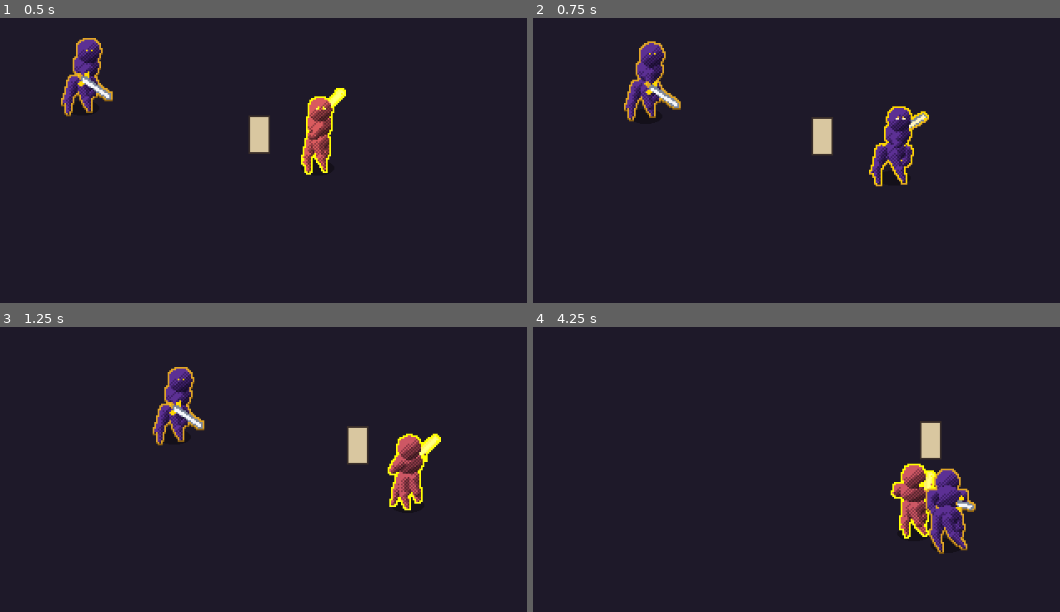
Above: before the commit, frames 1-4 (two rows, left to right).
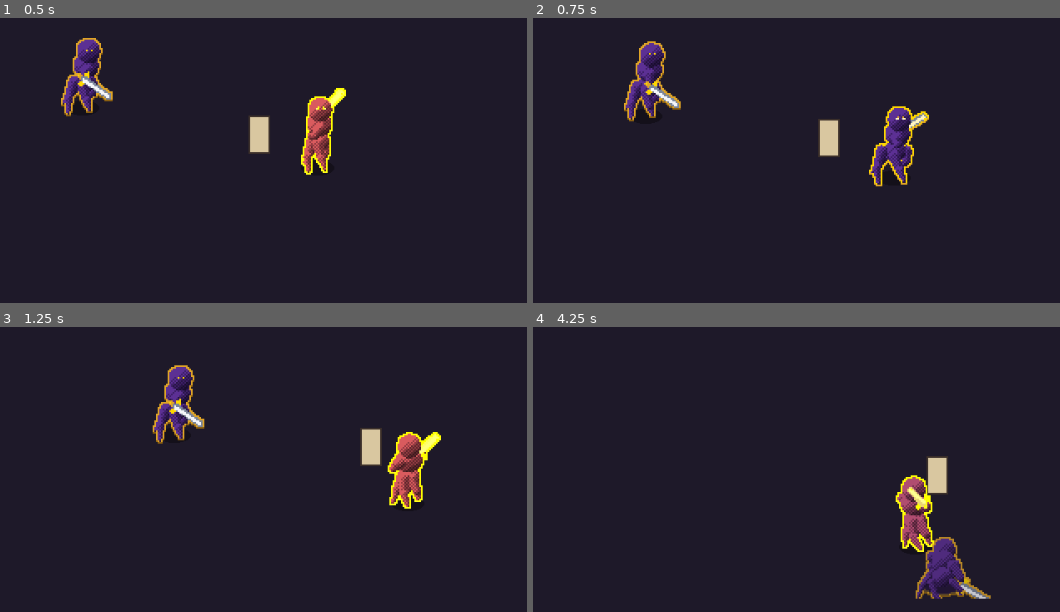
Above: after the commit, the same moments.

Repository: Firstyjps/duo-game
Game: Godot game, scene res://systems/enemy/ink_shade/debug/ink_shade_sandbox.tscn
The game is run twice, just before and just after one commit, with the same random seed, the same clock (stepped at 60 frames per second) and the same inputs. The project has no main scene, so this scene is started directly.
Inputs (mouse positions are in pixels of both pictures, inside the frame that each line leads up to):
- Up to frame 1 (0.5 s): no input
- Up to frame 2 (0.75 s): tap Enter (ui_accept) at 0.5 s; move the mouse to (901, 120) at 0.52 s; hold Right (ui_right) from 0.53 s (still down); tap Z at 0.6 s; click (901, 120) at 0.67 s
- Up to frame 3 (1.25 s): keep holding Right (ui_right); tap Enter (ui_accept) at 0.77 s
- Up to frame 4 (4.25 s): move the mouse to (564, 475) at 1.27 s; release Right (ui_right) at 1.28 s; hold Down (ui_down) 1.28-2.03 s; tap Space at 1.35 s; tap Enter (ui_accept) at 1.52, 3.02, 3.77 s; move the mouse to (801, 352) at 2.02 s; hold Right (ui_right) 2.03-2.78 s; tap Shift at 2.1 s; move the mouse to (685, 540) at 2.77 s; hold Up (ui_up) 2.78-3.53 s; tap J at 2.85 s; click (685, 540) at 2.92 s; move the mouse to (965, 520) at 3.52 s; hold Left (ui_left) from 3.53 s (still down); tap R at 3.6 s

Frame 1 is identical in both runs. In frame 2, 0.5% of the frame differs, in the area x 52-59%, y 34-49%; in frame 3, 2.6%; in frame 4, 5.5%, in the area x 67-87%, y 32-96%.

Commit message:
[enemy] แก้ตามรีวิว ink shade (#40)

Diff:
--- a/game/systems/enemy/ink_shade/debug/ink_shade_sandbox.gd
+++ b/game/systems/enemy/ink_shade/debug/ink_shade_sandbox.gd
@@ -3,6 +3,15 @@
 ## ควบคุม Dummy: ลูกศร/WASD เดิน, Space ฟันโจมตี
 
 func _ready() -> void:
+	var dummy: Node2D = get_node_or_null("Dummy") as Node2D
+	if dummy != null:
+		var hurt: Hurtbox = dummy.get_node_or_null("Hurtbox") as Hurtbox
+		if hurt != null:
+			hurt.team = Combat.Team.PLAYER
+		var hit: Hitbox = dummy.get_node_or_null("Hitbox") as Hitbox
+		if hit != null:
+			hit.team = Combat.Team.PLAYER
+			hit.source = dummy
 	for arg: String in OS.get_cmdline_user_args():
 		if arg.begins_with("--shot="):
 			_shoot(arg.trim_prefix("--shot="))
--- a/game/systems/enemy/ink_shade/debug/ink_shade_sandbox.tscn
+++ b/game/systems/enemy/ink_shade/debug/ink_shade_sandbox.tscn
@@ -37,6 +37,7 @@
 
 [node name="Hurtbox" type="Area2D" parent="Dummy"]
 script = ExtResource("4_hurt")
+team = 0
 
 [node name="Shape" type="CollisionShape2D" parent="Dummy/Hurtbox"]
 position = Vector2(0, -10)
@@ -44,6 +45,7 @@
 
 [node name="Hitbox" type="Area2D" parent="Dummy"]
 script = ExtResource("5_hit")
+team = 0
 damage = 4
 knockback_force = 220.0
 
--- a/game/systems/enemy/ink_shade/ink_shade.gd
+++ b/game/systems/enemy/ink_shade/ink_shade.gd
@@ -48,8 +48,15 @@
 @export var wander_speed: float = 35.0
 @export var wander_radius: float = 60.0
 @export var wander_pause_time: float = 1.5
+@export var wander_stuck_time: float = 1.2
 @export var chase_speed: float = 75.0
-@export var detect_range: float = 150.0
+@export var detect_range: float = 150.0:
+	set(val):
+		detect_range = val
+		if detect != null:
+			var detect_col: CollisionShape2D = detect.get_node_or_null("Shape") as CollisionShape2D
+			if detect_col != null and detect_col.shape is CircleShape2D:
+				(detect_col.shape as CircleShape2D).radius = detect_range
 @export var knockback_friction: float = 800.0
 
 @export_group("Combat")
@@ -71,6 +78,7 @@
 		facing_dir = val
 		_update_sprite_frame()
 var spawn_position: Vector2 = Vector2.ZERO
+var is_attack_active: bool = false
 
 var _state_t: float = 0.0
 var _anim: StringName = &""
@@ -81,6 +89,8 @@
 var _attack_dir: Vector2 = Vector2.DOWN
 var _wander_target: Vector2 = Vector2.ZERO
 var _wander_pause_t: float = 0.0
+var _wander_stuck_t: float = 0.0
+var _wander_last_dist: float = INF
 var _poise_damage: float = 0.0
 
 var sprite: Sprite2D
@@ -117,8 +127,17 @@
 	detect.body_entered.connect(_on_body_entered)
 	detect.body_exited.connect(_on_body_exited)
 
+	var detect_col: CollisionShape2D = detect.get_node_or_null("Shape") as CollisionShape2D
+	if detect_col != null and detect_col.shape is CircleShape2D:
+		var dup_shape := detect_col.shape.duplicate() as CircleShape2D
+		dup_shape.radius = detect_range
+		detect_col.shape = dup_shape
+
+	is_attack_active = false
 	spawn_position = global_position
 	_wander_target = spawn_position
+	_wander_last_dist = INF
+	_wander_stuck_t = 0.0
 	facing_dir = Dir.SOUTH
 	_enter(State.WANDER)
 
@@ -212,20 +231,32 @@
 		return
 
 	var to_dest: Vector2 = _wander_target - global_position
-	if to_dest.length() <= 4.0:
+	var dist: float = to_dest.length()
+	if dist <= 4.0:
 		velocity = Vector2.ZERO
 		_wander_pause_t = wander_pause_time
+		_wander_stuck_t = 0.0
+		_wander_last_dist = INF
 		_play(&"idle")
 	else:
 		facing_dir = vector_to_dir(to_dest)
 		velocity = to_dest.normalized() * wander_speed
 		_play(&"walk")
+		if dist < _wander_last_dist - 0.01:
+			_wander_last_dist = dist
+			_wander_stuck_t = 0.0
+		else:
+			_wander_stuck_t += delta
+			if _wander_stuck_t >= wander_stuck_time:
+				_pick_wander_target()
 
 
 func _pick_wander_target() -> void:
 	var angle: float = randf() * TAU
 	var dist: float = randf() * wander_radius
 	_wander_target = spawn_position + Vector2(cos(angle), sin(angle)) * dist
+	_wander_last_dist = (_wander_target - global_position).length()
+	_wander_stuck_t = 0.0
 
 
 func _tick_chase() -> void:
@@ -251,6 +282,7 @@
 		return
 
 	if prev == State.SLASH:
+		is_attack_active = false
 		hitbox.deactivate()
 		hitbox.position = Vector2.ZERO
 	if prev == State.WINDUP:
@@ -261,11 +293,16 @@
 
 	match next:
 		State.WANDER:
+			is_attack_active = false
 			_wander_pause_t = 0.5
+			_wander_stuck_t = 0.0
+			_wander_last_dist = INF
 			_play(&"idle")
 		State.CHASE:
+			is_attack_active = false
 			_play(&"walk")
 		State.WINDUP:
+			is_attack_active = false
 			velocity = Vector2.ZERO
 			hitbox.deactivate()
 			if _has_target():
@@ -275,18 +312,22 @@
 				facing_dir = vector_to_dir(_attack_dir)
 			_play(&"windup")
 		State.SLASH:
+			is_attack_active = true
 			hitbox.position = _attack_dir * slash_reach
 			hitbox.activate()
 			_play(&"slash")
 		State.RECOVER:
+			is_attack_active = false
 			velocity = Vector2.ZERO
 			hitbox.deactivate()
 			hitbox.position = Vector2.ZERO
 			_play(&"idle")
 		State.HURT:
+			is_attack_active = false
 			hitbox.deactivate()
 			_play(&"hurt")
 		State.DEAD:
+			is_attack_active = false
 			velocity = Vector2.ZERO
 			hitbox.deactivate()
 			_play(&"dead")
--- a/game/systems/enemy/ink_shade/tools/gen_ink_shade_sheet.gd
+++ b/game/systems/enemy/ink_shade/tools/gen_ink_shade_sheet.gd
@@ -237,7 +237,7 @@
 		"hand_r": Vector3(7.0 + dis * 6.0, 20.0 - dis * 18.0, 4.0 + dis * 5.0),
 		"sword_dir": Vector3(0.4, -0.8 + dis * 0.5, 0.5).normalized(),
 		"hand_l": Vector3(-7.0 - dis * 4.0, 20.0 - dis * 16.0, 3.0),
-		"glow_power": maxf(0.0, 1.3 - dis * 1.5),
+		"glow_power": 0.0 if dis >= 0.75 else maxf(0.0, 1.3 - dis * 1.5),
 		"wisps_spread": 1.0 + dis * 2.0,
 		"dead": true,
 		"dissolve": dis,
@@ -257,7 +257,7 @@
 
 	_lift = bob
 
-	if dis >= 0.8:
+	if dis >= 0.85:
 		# เฟรมสุดท้ายแทบจางหมด เหลือแอ่งหมึกจาง ๆ
 		_parts.append({"d": 0.0, "fn": _draw_pool.bind(dis)})
 		return
@@ -473,11 +473,12 @@
 func _draw_pool(dis: float) -> void:
 	var cx: int = int(CX)
 	var cy: int = int(FEET)
-	var rx: float = 14.0 * dis
-	var ry: float = 6.0 * dis
-	var alpha: float = clampf(1.0 - (dis - 0.2) / 0.8, 0.0, 1.0)
+	var rx: float = 14.0 * (1.0 - (dis - 0.5) * 0.25 if dis > 0.5 else dis * 1.5)
+	var ry: float = rx * 0.42
+	# เฟรมสุดท้ายยังมีภาพจาง ๆ ให้เห็นแอ่งหมึกสลายตัว (~0.22 alpha)
+	var alpha: float = clampf(1.0 - (dis - 0.2) * 0.95, 0.22, 1.0)
 	var pool_col := Color(INK_DARK.r, INK_DARK.g, INK_DARK.b, alpha)
-	var rim_col := Color(GOLD_MID.r, GOLD_MID.g, GOLD_MID.b, alpha * 0.7)
+	var rim_col := Color(GOLD_MID.r, GOLD_MID.g, GOLD_MID.b, alpha * 0.6)
 
 	for y: int in range(int(cy - ry) - 1, int(cy + ry) + 2):
 		for x: int in range(int(cx - rx) - 1, int(cx + rx) + 2):
@@ -494,6 +495,8 @@
 # ─────────────────────────── ขอบเรืองแสงทอง (Golden Rim Outline) ───────────────────────────
 
 func _outline(glow_p: float) -> void:
+	if glow_p <= 0.05:
+		return
 	var solid: Array[bool] = []
 	solid.resize(SIZE * SIZE)
 	for y: int in SIZE:
--- a/game/tests/test_enemy_ink_shade.gd
+++ b/game/tests/test_enemy_ink_shade.gd
@@ -54,6 +54,28 @@
 	return ok
 
 
+## ตรวจสอบว่า detect_range duplicate shape และปรับ radius ตามค่า
+func test_detect_range_applied_to_shape() -> bool:
+	var shade1: InkShade = INK_SHADE_SCENE.instantiate()
+	shade1.detect_range = 220.0
+	shade1.setup()
+
+	var shade2: InkShade = INK_SHADE_SCENE.instantiate()
+	shade2.detect_range = 95.0
+	shade2.setup()
+
+	var shape1: CircleShape2D = (shade1.detect.get_node("Shape") as CollisionShape2D).shape as CircleShape2D
+	var shape2: CircleShape2D = (shade2.detect.get_node("Shape") as CollisionShape2D).shape as CircleShape2D
+
+	var ok: bool = shape1 != shape2 \
+		and is_equal_approx(shape1.radius, 220.0) \
+		and is_equal_approx(shape2.radius, 95.0)
+
+	shade1.free()
+	shade2.free()
+	return ok
+
+
 ## 3. ลำดับ state ถูกต้อง: WANDER → CHASE → WINDUP → SLASH → RECOVER
 func test_state_sequence_wander_to_chase_to_windup_to_slash_to_recover() -> bool:
 	var shade: InkShade = _spawn()
@@ -90,7 +112,7 @@
 	return is_wander and is_chase and is_windup and still_windup and is_slash and is_recover and back_to_chase
 
 
-## 4. ไม่มี Hitbox active ก่อน windup ครบ
+## 4. ไม่มี Hitbox/attack active ก่อน windup ครบ และ active เมื่อเข้า SLASH
 func test_no_hitbox_active_before_windup_complete() -> bool:
 	var shade: InkShade = _spawn()
 	var dummy := Node2D.new()
@@ -98,26 +120,95 @@
 	shade.set_target(dummy)
 
 	var ok: bool = true
-	# ใน CHASE
-	ok = ok and not shade.hitbox.monitoring
-
-	# เข้า WINDUP
+	# ใน CHASE: attack ต้องไม่ active
+	ok = ok and not shade.is_attack_active and not shade.hitbox.monitoring
+
+	# เข้า WINDUP: attack ต้องไม่ active
 	shade.tick(0.0)
 	ok = ok and (shade.state == InkShade.State.WINDUP)
-	ok = ok and not shade.hitbox.monitoring
-
-	# วน tick ระหว่าง windup หลาย ๆ จุดเวลา: ต้องไม่มีจังหวะไหนที่ hitbox active
+	ok = ok and not shade.is_attack_active and not shade.hitbox.monitoring
+
+	# วน tick ระหว่าง windup หลาย ๆ จุดเวลา: ต้องไม่มีจังหวะไหนที่ is_attack_active เป็น true
 	for i: int in 10:
 		shade.tick(shade.windup_time * 0.09)
 		ok = ok and (shade.state == InkShade.State.WINDUP)
-		ok = ok and not shade.hitbox.monitoring
-
-	# ตรวจสอบว่าพอเข้า SLASH ปุ๊บ hitbox จึงจะถูกสั่งเปิด
+		ok = ok and not shade.is_attack_active and not shade.hitbox.monitoring
+
+	# เมื่อเข้าสู่ SLASH: is_attack_active ต้องเป็น true
 	shade.tick(shade.windup_time * 0.2)
 	ok = ok and (shade.state == InkShade.State.SLASH)
-
-	shade.free()
-	dummy.free()
+	ok = ok and shade.is_attack_active
+
+	# เมื่อเข้าสู่ RECOVER: is_attack_active ต้องถูกเคลียร์เป็น false
+	shade.tick(shade.slash_time)
+	ok = ok and (shade.state == InkShade.State.RECOVER)
+	ok = ok and not shade.is_attack_active
+
+	shade.free()
+	dummy.free()
+	return ok
+
+
+## โดนตีกลาง SLASH -> is_attack_active กลายเป็น false
+func test_hit_during_slash_clears_attack_active() -> bool:
+	var shade: InkShade = _spawn()
+	var dummy := Node2D.new()
+	dummy.position = Vector2(shade.attack_range * 0.5, 0)
+	shade.set_target(dummy)
+
+	shade.tick(0.0)
+	shade.tick(shade.windup_time)
+	var in_slash: bool = shade.state == InkShade.State.SLASH and shade.is_attack_active
+
+	# โดนตีด้วย stagger กลาง SLASH -> เข้า HURT และ is_attack_active ต้องเป็น false
+	shade.hurtbox.receive(_hit(3, 1.0))
+	var hurt_ok: bool = shade.state == InkShade.State.HURT and not shade.is_attack_active
+
+	shade.free()
+	dummy.free()
+	return in_slash and hurt_ok
+
+
+## ตายกลาง SLASH -> is_attack_active กลายเป็น false
+func test_death_during_slash_clears_attack_active() -> bool:
+	var shade: InkShade = _spawn()
+	var dummy := Node2D.new()
+	dummy.position = Vector2(shade.attack_range * 0.5, 0)
+	shade.set_target(dummy)
+
+	shade.tick(0.0)
+	shade.tick(shade.windup_time)
+	var in_slash: bool = shade.state == InkShade.State.SLASH and shade.is_attack_active
+
+	# โดนตีตายกลาง SLASH -> เข้า DEAD และ is_attack_active ต้องเป็น false
+	shade.hurtbox.receive(_hit(999))
+	var dead_ok: bool = shade.state == InkShade.State.DEAD and not shade.is_attack_active
+
+	shade.free()
+	dummy.free()
+	return in_slash and dead_ok
+
+
+## damage_dealt ยิงหลังหัก HP (เช็ค health.hp ใน callback)
+func test_damage_dealt_emitted_after_hp_deducted() -> bool:
+	var shade: InkShade = _spawn()
+	var initial_hp: int = shade.health.hp
+	var dmg: int = 5
+	var hp_recorded: Array[int] = []
+	var cb := func(t: Node, _i: DamageInfo, _amt: int) -> void:
+		if t == shade:
+			hp_recorded.append(shade.health.hp)
+	EventBus.damage_dealt.connect(cb)
+
+	var received: bool = shade.hurtbox.receive(_hit(dmg))
+
+	EventBus.damage_dealt.disconnect(cb)
+	var expected_hp: int = initial_hp - dmg
+	var ok: bool = received \
+		and hp_recorded.size() == 1 \
+		and hp_recorded[0] == expected_hp \
+		and shade.health.hp == expected_hp
+	shade.free()
 	return ok
 
 
@@ -198,7 +289,28 @@
 	return east_ok and ne_ok and sw_ok
 
 
-## 8. เฟรมและแอนิเมชันทุกท่าอยู่ใน sprite sheet
+## 8. WANDER ถ้าไม่คืบหน้าระยะไม่ลดเกิน wander_stuck_time (~1.2s) ให้สุ่มจุดใหม่
+func test_wander_stuck_repicks_target() -> bool:
+	var shade: InkShade = _spawn()
+	shade.global_position = Vector2(100, 100)
+	shade.spawn_position = Vector2(100, 100)
+	shade._wander_pause_t = 0.0
+	shade._pick_wander_target()
+	var initial_target: Vector2 = shade._wander_target
+
+	# tick ผ่านไป 0.6s (น้อยกว่า wander_stuck_time 1.2s) โดยที่ตำแหน่งติดอยู่กับที่ไม่ขยับ
+	shade.tick(0.6)
+	var still_same_target: bool = shade._wander_target == initial_target
+
+	# tick เพิ่มอีก 0.7s (รวม 1.3s > wander_stuck_time) โดยไม่ขยับ -> สุ่มจุดใหม่
+	shade.tick(0.7)
+	var stuck_triggered: bool = (shade._wander_target != initial_target) or (shade._wander_stuck_t < 0.2)
+
+	shade.free()
+	return still_same_target and stuck_triggered
+
+
+## 9. เฟรมและแอนิเมชันทุกท่าอยู่ใน sprite sheet และเฟรมสุดท้ายของท่าตายไม่ว่างเปล่า
 func test_anim_frames_within_sheet() -> bool:
 	var shade: InkShade = _spawn()
 	var tex: Texture2D = shade.sprite.texture
@@ -212,5 +324,18 @@
 		for f: int in frames:
 			frames_ok = frames_ok and (f >= 0 and f < shade.sprite.hframes)
 
-	shade.free()
-	return dim_ok and frames_ok
+	# ตรวจสอบว่าเฟรมสุดท้ายของท่าตาย (คอลัมน์ 23) มีภาพจาง ๆ ไม่ว่างเปล่า
+	var img: Image = tex.get_image()
+	var col23_rect := Rect2i(23 * 64, 0, 64, 64)
+	var col23_img: Image = img.get_region(col23_rect)
+	var has_col23_pixels: bool = false
+	for y: int in 64:
+		for x: int in 64:
+			if col23_img.get_pixel(x, y).a > 0.01:
+				has_col23_pixels = true
+				break
+		if has_col23_pixels:
+			break
+
+	shade.free()
+	return dim_ok and frames_ok and has_col23_pixels
Binary file changed: game/systems/enemy/ink_shade/ink_shade_sheet.png
Binary file changed: game/systems/enemy/ink_shade/tools/ink_shade_preview.png
Not shown, changed: game/systems/enemy/ink_shade/tools/ink_shade_viewer.html
